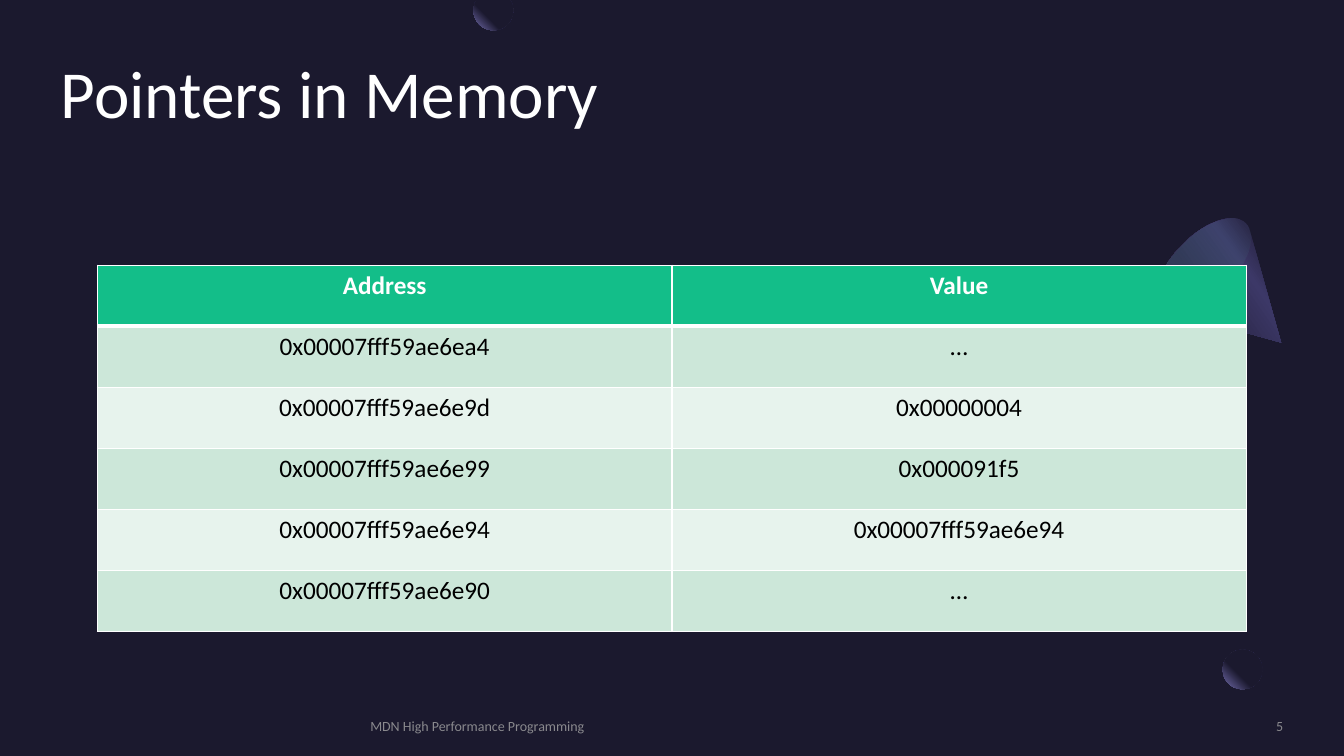
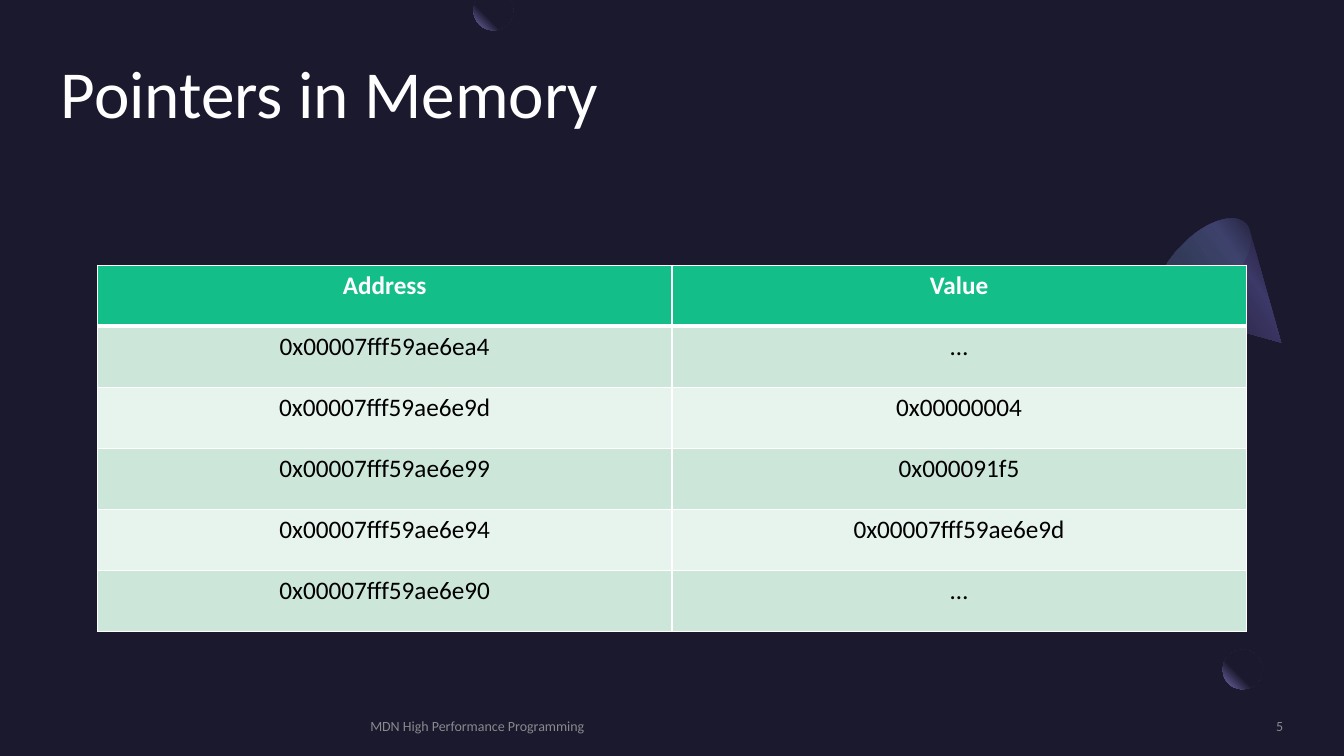
Before and after one commit to MonashDeepNeuron/HPP, a slide deck: slide 5 of content/part3/slides/hpp_part3.pptx. Drawn at 1344x756 pixels with LibreOffice and Linux fonts; fonts in the diff are those of the drawing. Boxes give left, top, right and bottom in pixels: in the first picture for what was removed or moved away, otherwise in the second. Text is boxed around its words. In the diff, an @@ line names an element or a change of style, - is before the commit and + after.

```diff
--- a/content/part3/slides/hpp_part3.pptx
+++ b/content/part3/slides/hpp_part3.pptx
@@ table at [98,265,1247,631] @@
-row 5, column 2: 0x00007fff59ae6e94
+row 5, column 2: 0x00007fff59ae6e9d
```
Also in this commit, not shown: 1 other slide changed, 12 other files.
